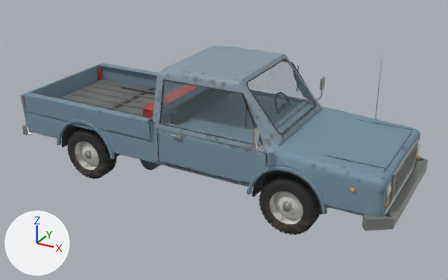
The glTF model assets/models/vehicle_pickup.glb as it was, and as the next commit left it.
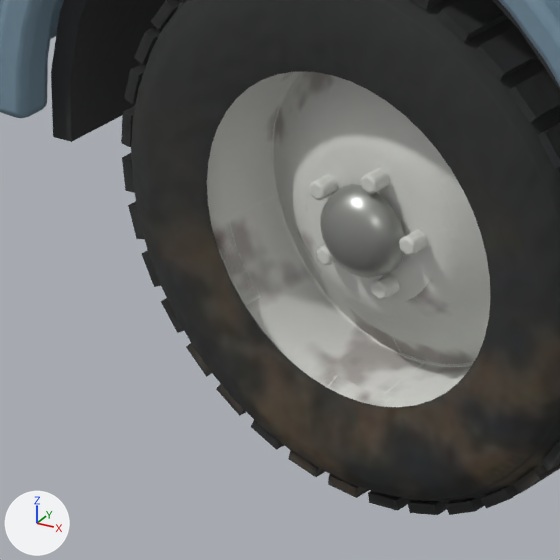
The first picture shows the older version from a 50 mm camera at (4.06, -6.99, 4.14) aimed at (0.22, -0.02, 0.65). The close-ups show the older and then the newer version on the part from 13% to 23% of the width and 48% to 65% of the height of that picture. Only the edits that show in the close-ups are written down. Lighting does not change. The marker at lower left points along +X, +Y and +Z. Where no turn or scale is listed for an object, it has been applied to the vertices.

In view in the first close-up: 'ArchFlares', 'HubCap.003', 'Rim.003', 'Tyre.003', 'WheelWells' and 1 more.
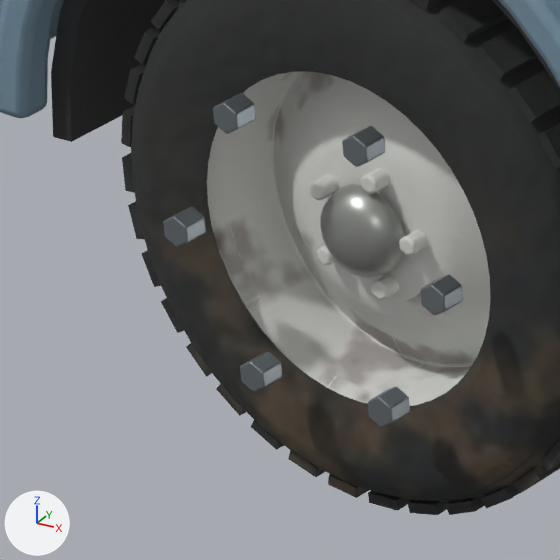
Location of each change, [x1, y1, x2, y2] in pixels of the close-ups (560 x 560 px):
'Clean captive wheel nut.019', added
    after: [342, 126, 385, 167]
'Clean captive wheel nut.018', added
    after: [420, 274, 463, 315]
'Clean captive wheel nut.020', added
    after: [213, 93, 256, 134]
'Clean captive wheel nut.023', added
    after: [368, 386, 410, 427]
'Clean captive wheel nut.021', added
    after: [163, 207, 206, 247]
'Clean captive wheel nut.022', added
    after: [240, 352, 282, 392]

The change, as a list of edits to the scene's bpy script:
```text
Add mat_review_cleansteel:
    mat_review_cleansteel = principled_material('Review_CleanSteel')
    mat_review_cleansteel.base_color = (0.22, 0.25, 0.27)  # grey #81898e
    mat_review_cleansteel.metallic = 0.7
    mat_review_cleansteel.roughness = 0.42
Add me_clean_captive_wheel_nut_023:
    me_clean_captive_wheel_nut_023.from_pydata(...)  # 84 vertices, 164 faces; spans x 0.0818..0.1182, y -0.1975..-0.1625, z -0.1938..-0.1526
    me_clean_captive_wheel_nut_023.materials.append(mat_review_cleansteel)  # grey #81898e
Add me_clean_captive_wheel_nut_022:
    me_clean_captive_wheel_nut_022.from_pydata(...)  # 84 vertices, 164 faces; spans x -0.1182..-0.0818, y -0.1975..-0.1625, z -0.1938..-0.1526
    me_clean_captive_wheel_nut_022.materials.append(mat_review_cleansteel)  # grey #81898e
Add me_clean_captive_wheel_nut_021:
    me_clean_captive_wheel_nut_021.from_pydata(...)  # 84 vertices, 164 faces; spans x -0.2182..-0.1818, y -0.1975..-0.1625, z -0.0206..0.0206
    me_clean_captive_wheel_nut_021.materials.append(mat_review_cleansteel)  # grey #81898e
Add me_clean_captive_wheel_nut_020:
    me_clean_captive_wheel_nut_020.from_pydata(...)  # 84 vertices, 164 faces; spans x -0.1182..-0.0818, y -0.1975..-0.1625, z 0.1526..0.1938
    me_clean_captive_wheel_nut_020.materials.append(mat_review_cleansteel)  # grey #81898e
Add me_clean_captive_wheel_nut_019:
    me_clean_captive_wheel_nut_019.from_pydata(...)  # 84 vertices, 164 faces; spans x 0.0818..0.1182, y -0.1975..-0.1625, z 0.1526..0.1938
    me_clean_captive_wheel_nut_019.materials.append(mat_review_cleansteel)  # grey #81898e
Add me_clean_captive_wheel_nut_018:
    me_clean_captive_wheel_nut_018.from_pydata(...)  # 84 vertices, 164 faces; spans x 0.1818..0.2182, y -0.1975..-0.1625, z -0.0206..0.0206
    me_clean_captive_wheel_nut_018.materials.append(mat_review_cleansteel)  # grey #81898e
Add ob_clean_captive_wheel_nut_023:
    ob_clean_captive_wheel_nut_023 = bpy.data.objects.new('Clean captive wheel nut.023', me_clean_captive_wheel_nut_023)
    ob_clean_captive_wheel_nut_023.location = (-1.55, -0.76, 0.36)
Add ob_clean_captive_wheel_nut_022:
    ob_clean_captive_wheel_nut_022 = bpy.data.objects.new('Clean captive wheel nut.022', me_clean_captive_wheel_nut_022)
    ob_clean_captive_wheel_nut_022.location = (-1.55, -0.76, 0.36)
Add ob_clean_captive_wheel_nut_021:
    ob_clean_captive_wheel_nut_021 = bpy.data.objects.new('Clean captive wheel nut.021', me_clean_captive_wheel_nut_021)
    ob_clean_captive_wheel_nut_021.location = (-1.55, -0.76, 0.36)
Add ob_clean_captive_wheel_nut_020:
    ob_clean_captive_wheel_nut_020 = bpy.data.objects.new('Clean captive wheel nut.020', me_clean_captive_wheel_nut_020)
    ob_clean_captive_wheel_nut_020.location = (-1.55, -0.76, 0.36)
Add ob_clean_captive_wheel_nut_019:
    ob_clean_captive_wheel_nut_019 = bpy.data.objects.new('Clean captive wheel nut.019', me_clean_captive_wheel_nut_019)
    ob_clean_captive_wheel_nut_019.location = (-1.55, -0.76, 0.36)
Add ob_clean_captive_wheel_nut_018:
    ob_clean_captive_wheel_nut_018 = bpy.data.objects.new('Clean captive wheel nut.018', me_clean_captive_wheel_nut_018)
    ob_clean_captive_wheel_nut_018.location = (-1.55, -0.76, 0.36)
```
